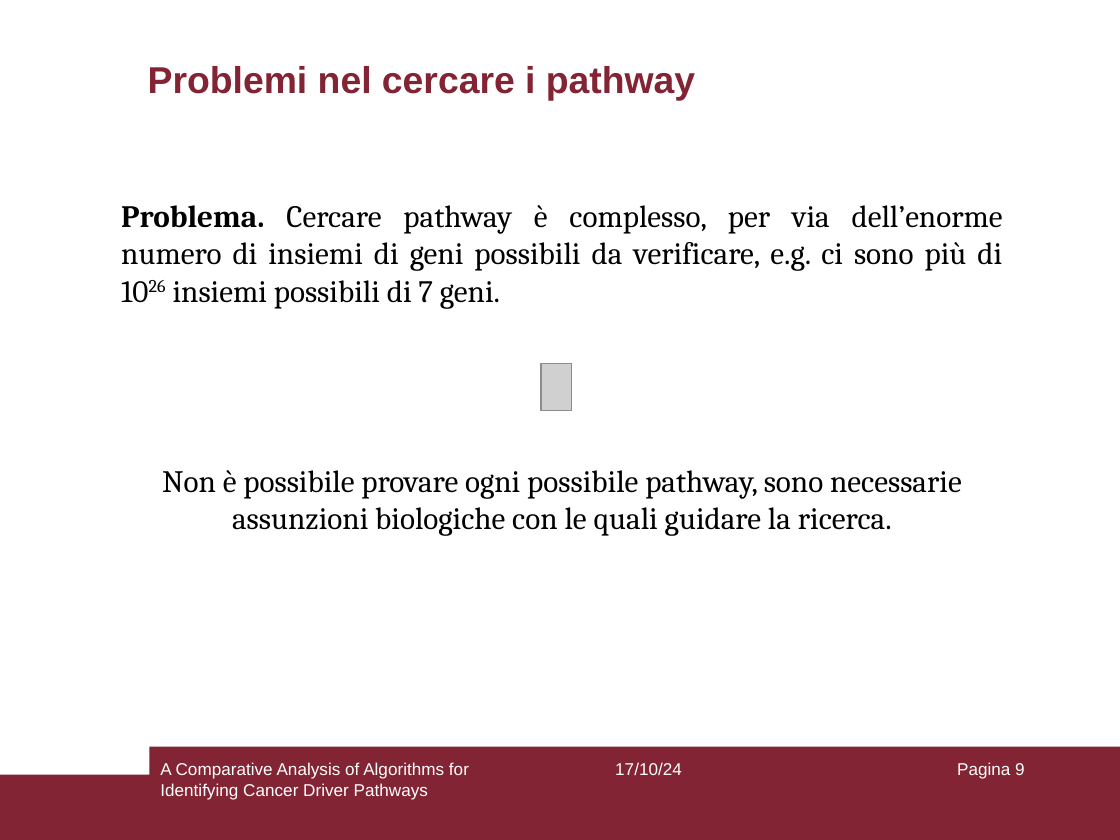
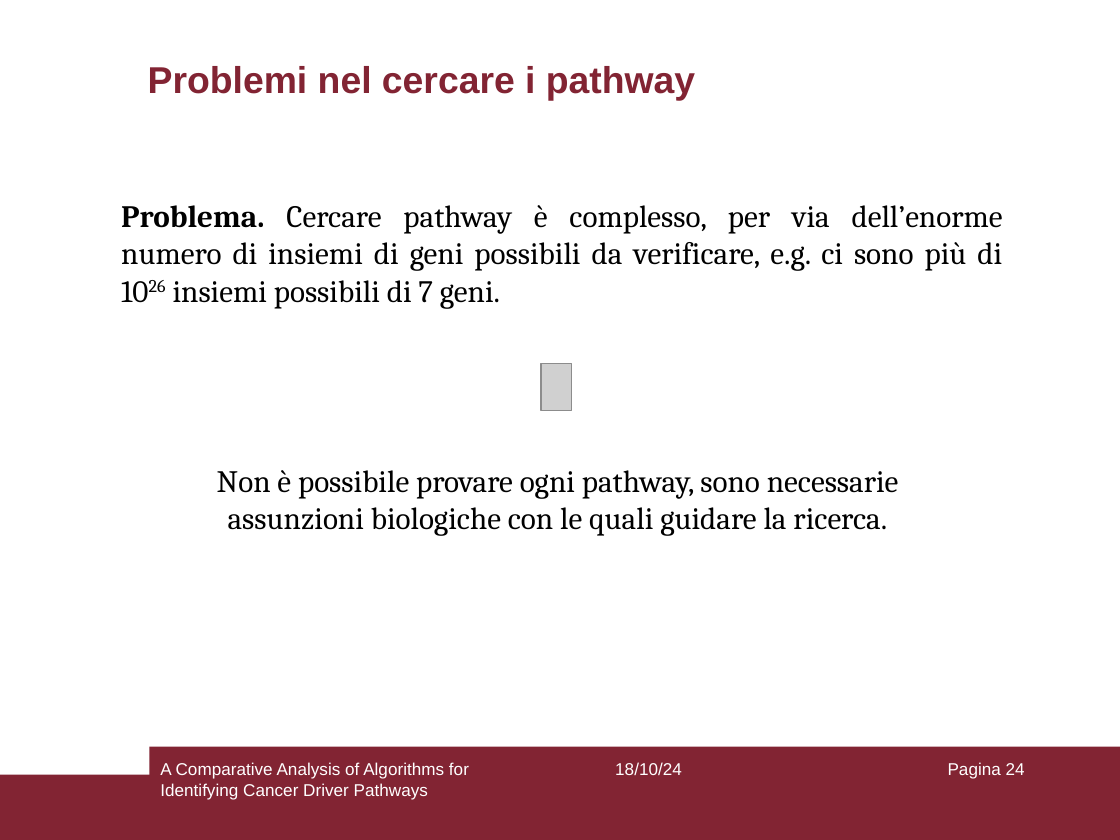
Before and after one commit to aflaag/bsc-thesis, a slide deck: slide 24 of presentation/slides.odp (slide 9 before the commit). Drawn at 1120x840 pixels with LibreOffice and Linux fonts; fonts in the diff are those of the drawing; grey boxes stand for pictures. Boxes give left, top, right and bottom in pixels: in the first picture for what was removed or moved away, otherwise in the second. Text is boxed around its words. In the diff, an @@ line names an element or a change of style, - is before the commit and + after.

```diff
--- a/presentation/slides.odp
+++ b/presentation/slides.odp
@@ text at [217, 470, 899, 536]: text changed @@
-Non è possibile provare ogni possibile pathway, sono necessarie assunzioni biologiche con le quali guidare la ricerca.
+Non è possibile provare ogni pathway, sono necessarie assunzioni biologiche con le quali guidare la ricerca.
@@ text at [615, 762, 682, 775]: text changed @@
-17/10/24
+18/10/24
@@ page number at [948, 762, 1025, 779]: text changed @@
-Pagina 9
+Pagina 24
```
Also in this commit, not shown: 49 other slides changed, 15 slides added, 2 other files.
